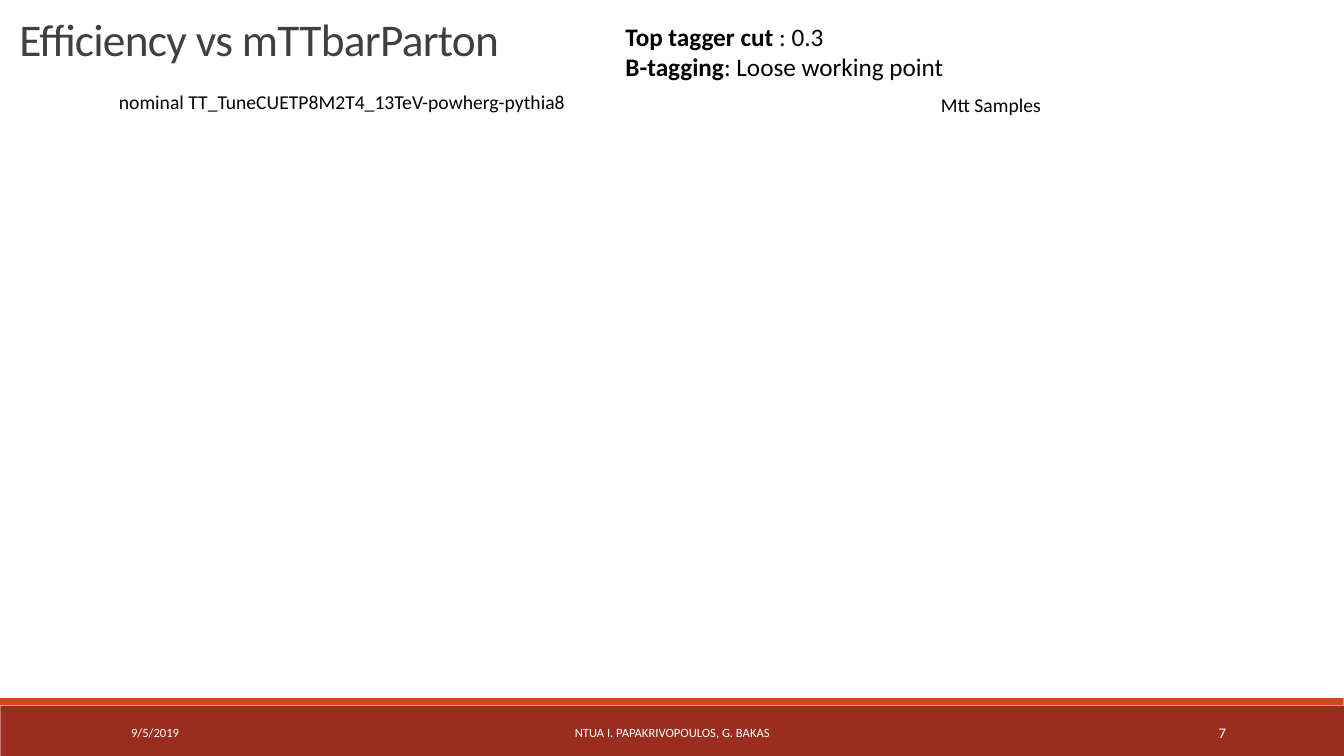
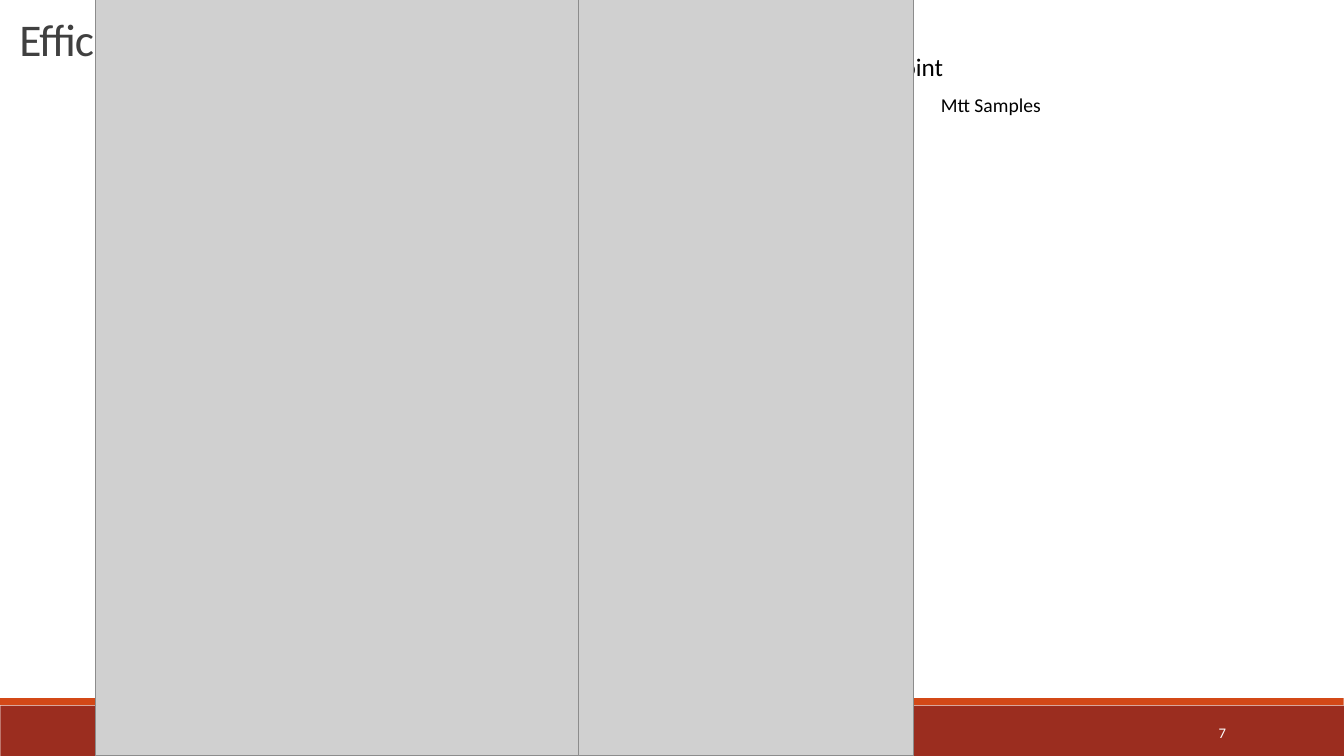
Before and after one commit to georgebakas/HEP-NTUA, a slide deck: slide 7 of Documents for Progress/StatusReport_Eff_SignalOverBkg_AllMVA_allbtag_09_05_19.pptx. Drawn at 1344x756 pixels with LibreOffice and Linux fonts; fonts in the diff are those of the drawing; grey boxes stand for pictures. Boxes give left, top, right and bottom in pixels: in the first picture for what was removed or moved away, otherwise in the second. Text is boxed around its words. In the diff, an @@ line names an element or a change of style, - is before the commit and + after.

```diff
--- a/Documents for Progress/StatusReport_Eff_SignalOverBkg_AllMVA_allbtag_09_05_19.pptx
+++ b/Documents for Progress/StatusReport_Eff_SignalOverBkg_AllMVA_allbtag_09_05_19.pptx
@@ picture added at bbox=[96, 0, 579, 756] @@
@@ picture added at bbox=[431, 0, 913, 756] @@
@@ text removed at bbox=[119, 95, 564, 113] @@
-nominal TT_TuneCUETP8M2T4_13TeV-powherg-pythia8
@@ text removed at bbox=[131, 728, 179, 738] @@
-9/5/2019
```
Also in this commit, not shown: 19 other slides changed, 5 other files.
